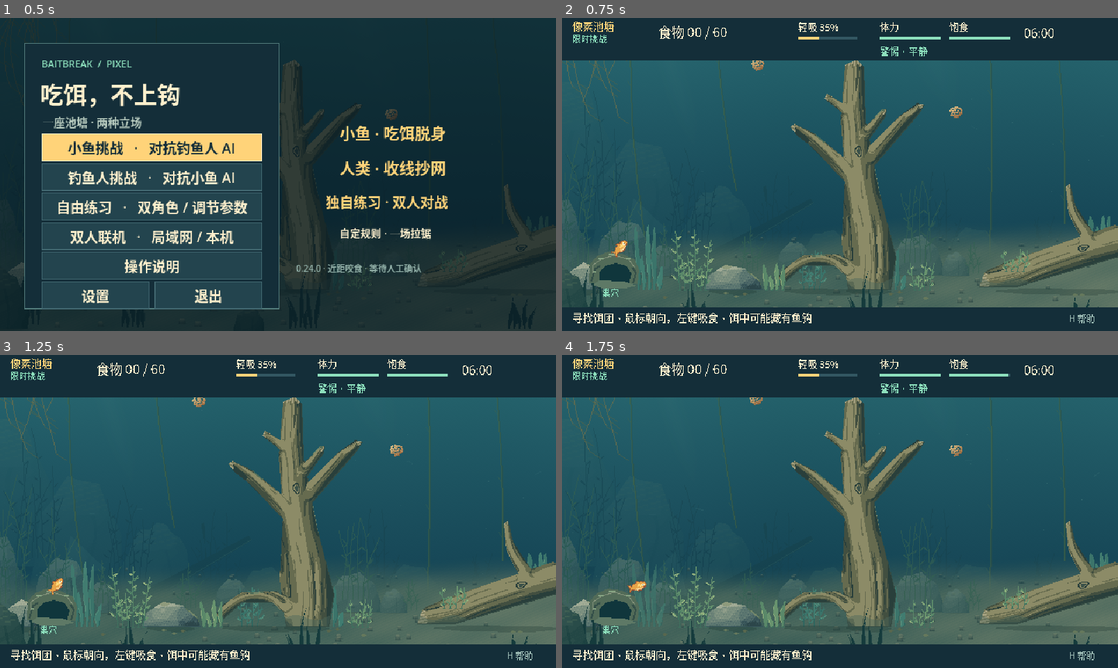
Above: before the commit, frames 1-4 (two rows, left to right).
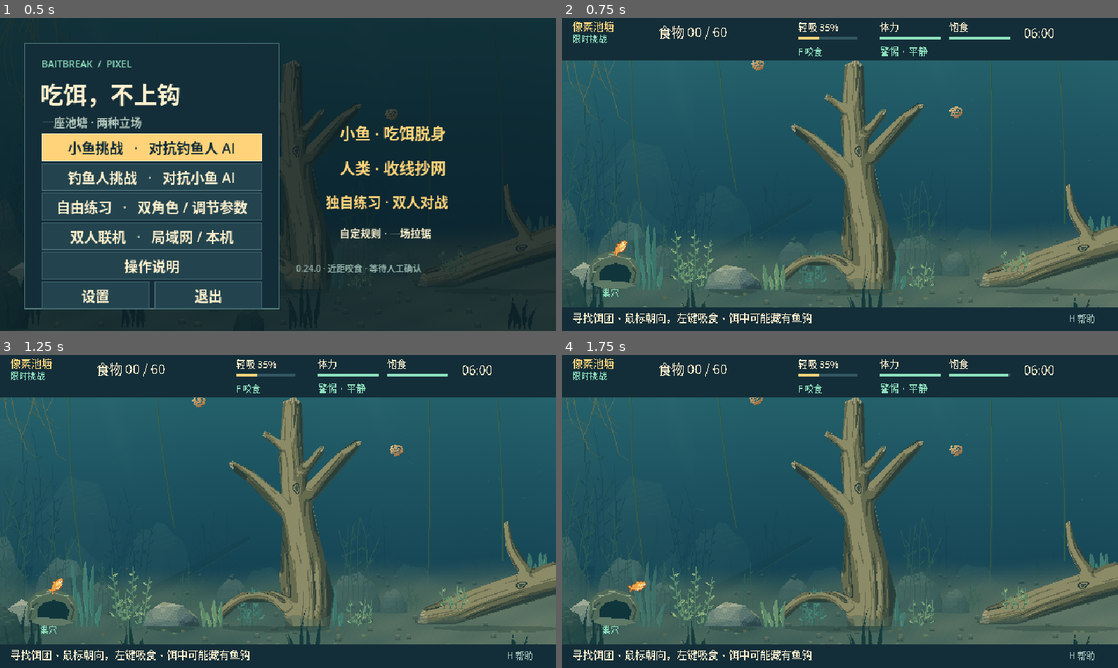
Above: after the commit, the same moments.

Repository: lljh2777-cyber/BaitbreakPixel
Game: Godot game, scene res://scenes/main.tscn
Two runs of this game, one before a commit and one after it. Both use one fixed random seed, a clock stepped at 60 frames per second and the inputs below.
Inputs (mouse positions are in pixels of both pictures, inside the frame that each line leads up to):
- Up to frame 1 (0.5 s): no input
- Up to frame 2 (0.75 s): click "小鱼挑战 · 对抗钓鱼人 AI" at 0.5 s
- Up to frame 3 (1.25 s): no input
- Up to frame 4 (1.75 s): tap Enter at 1.25 s; move the mouse to (962, 495) at 1.27 s; hold D (right) from 1.28 s (still down); hold F (bite) from 1.28 s (still down); click (962, 495) at 1.42 s; tap Space (qte) at 1.55 s

Frame 1 is identical in both runs. In frame 2, less than 0.1% of the frame differs, in the area x 42-47%, y 9-13%; in frame 3, less than 0.1%; in frame 4, less than 0.1%.

Commit message:
feat: add neutral bite jaw sound and cooldown feedback

Diff:
--- a/scripts/pond_view.gd
+++ b/scripts/pond_view.gd
@@ -431,6 +431,18 @@
 		draw_line(Vector2(-7,0),tail+Vector2(-4,3),GOLD if effort>1 else MINT,2)
 	draw_texture(fish_texture, Vector2(-12,-6),Color("b8c3c6") if effort<1 else Color.WHITE)
 	draw_set_transform(-camera_offset)
+	if world.bite_feedback_age>0:
+		# Local jaw-only snap: no authority displacement, targeting or danger color.
+		var progress: float=1.0-world.bite_feedback_age/world.BITE_FEEDBACK_SECONDS
+		var opening: float=sin(minf(1.0,progress/0.65)*PI)*3.0
+		var tip: Vector2=mouth+direction*(1.0+opening)
+		var side: Vector2=direction.orthogonal()
+		draw_line((mouth-direction*3-side*2).round(),(tip-side*opening).round(),GOLD,2)
+		draw_line((mouth-direction*3+side*2).round(),(tip+side*opening).round(),GOLD,2)
+		if progress>0.5:
+			for sign in [-1,1]:
+				var spark: Vector2=tip+direction*3+side*sign*(2+progress*3)
+				draw_rect(Rect2(spark.round(),Vector2.ONE),Color(CREAM,1.0-progress))
 	if world.hooked==world.HookState.HOOKED and not world.landing:
 		var pull: Vector2 = world.line_pull_velocity()
 		if pull.length()>2:
@@ -498,6 +510,7 @@
 	var target: float = world.food_target()
 	var food_age: float=world.elapsed-world.last_eat_at
 	label_at(Vector2(111,22), "食物 %02d / %d" % [int(world.score),int(target)], 15, GOLD if food_age>=0 and food_age<0.18 else CREAM)
+	label_at(Vector2(272,43),"F 咬食" if world.bite_cooldown<=0 else "咬食 %.1fs" % world.bite_cooldown,10,MINT if world.bite_cooldown<=0 else CREAM)
 	label_at(Vector2(272,15), "%s %d%%" % [world.Suction.mode_name(world.power),int(world.power*100)], 11, CREAM)
 	draw_rect(Rect2(272,22,68,3), Color("335762"))
 	draw_rect(Rect2(272,22,68*world.power,3), GOLD)
--- a/scripts/sound.gd
+++ b/scripts/sound.gd
@@ -3,7 +3,7 @@
 var voices: Array[AudioStreamPlayer] = []
 var cues: Dictionary = {}
 var next_voice := 0
-var bite_cooldown := 0.0
+var eat_cooldown := 0.0
 
 func _ready() -> void:
 	for index in range(4):
@@ -11,10 +11,10 @@
 		voice.volume_db = -16
 		add_child(voice)
 		voices.append(voice)
-	for name in ["eat", "warn", "qte", "success", "fail", "break", "win", "splash", "tap"]:
-		var notes: Array = {"eat":[660.0, 880.0], "warn":[330.0, 220.0], "qte":[880.0,1320.0], "success":[440.0, 660.0, 880.0], "fail":[220.0, 165.0], "break":[880.0, 220.0], "win":[440.0, 554.0, 660.0, 880.0], "splash":[170.0,130.0,85.0], "tap":[145.0]}[name]
+	for name in ["bite", "eat", "warn", "qte", "success", "fail", "break", "win", "splash", "tap"]:
+		var notes: Array = {"bite":[240.0,480.0], "eat":[660.0, 880.0], "warn":[330.0, 220.0], "qte":[880.0,1320.0], "success":[440.0, 660.0, 880.0], "fail":[220.0, 165.0], "break":[880.0, 220.0], "win":[440.0, 554.0, 660.0, 880.0], "splash":[170.0,130.0,85.0], "tap":[145.0]}[name]
 		var bytes := PackedByteArray()
-		var duration := 0.075 if name in ["eat","qte"] else 0.13
+		var duration := 0.045 if name=="bite" else 0.075 if name in ["eat","qte"] else 0.13
 		var count := int(22050 * duration * notes.size())
 		bytes.resize(count * 2)
 		for sample in count:
@@ -22,7 +22,8 @@
 			var frequency: float = notes[mini(int(time / duration), notes.size() - 1)]
 			var phase := fmod(time, duration) / duration
 			var wave := (1.0 if sin(TAU * frequency * time) > 0 else -1.0) * 0.16 * sin(PI * phase)
-			if name=="splash": wave=sin(sample*78.233+sin(sample*0.7)*12)*0.23*exp(-time*8)
+			if name=="bite": wave=(sin(TAU*frequency*time)+sin(sample*1.7)*0.2)*0.3*exp(-phase*5)
+			elif name=="splash": wave=sin(sample*78.233+sin(sample*0.7)*12)*0.23*exp(-time*8)
 			elif name=="tap": wave=(sin(TAU*frequency*time)+sin(TAU*frequency*2.3*time)*0.4)*exp(-time*45)*0.3
 			bytes.encode_s16(sample * 2, int(wave * 32767))
 		var stream := AudioStreamWAV.new()
@@ -32,15 +33,15 @@
 		cues[name] = stream
 
 func _process(delta: float) -> void:
-	bite_cooldown = maxf(0, bite_cooldown - delta)
+	eat_cooldown = maxf(0, eat_cooldown - delta)
 
 func play(name: String) -> void:
 	# Headless verification has no audio device or mixer frames to drain playback.
 	if DisplayServer.get_name() == "headless": return
 	if not cues.has(name): return
 	if name == "eat":
-		if bite_cooldown > 0: return
-		bite_cooldown = 0.10
+		if eat_cooldown > 0: return
+		eat_cooldown = 0.10
 	var voice := voices[next_voice]
 	next_voice = (next_voice + 1) % voices.size()
 	voice.stream = cues[name]
